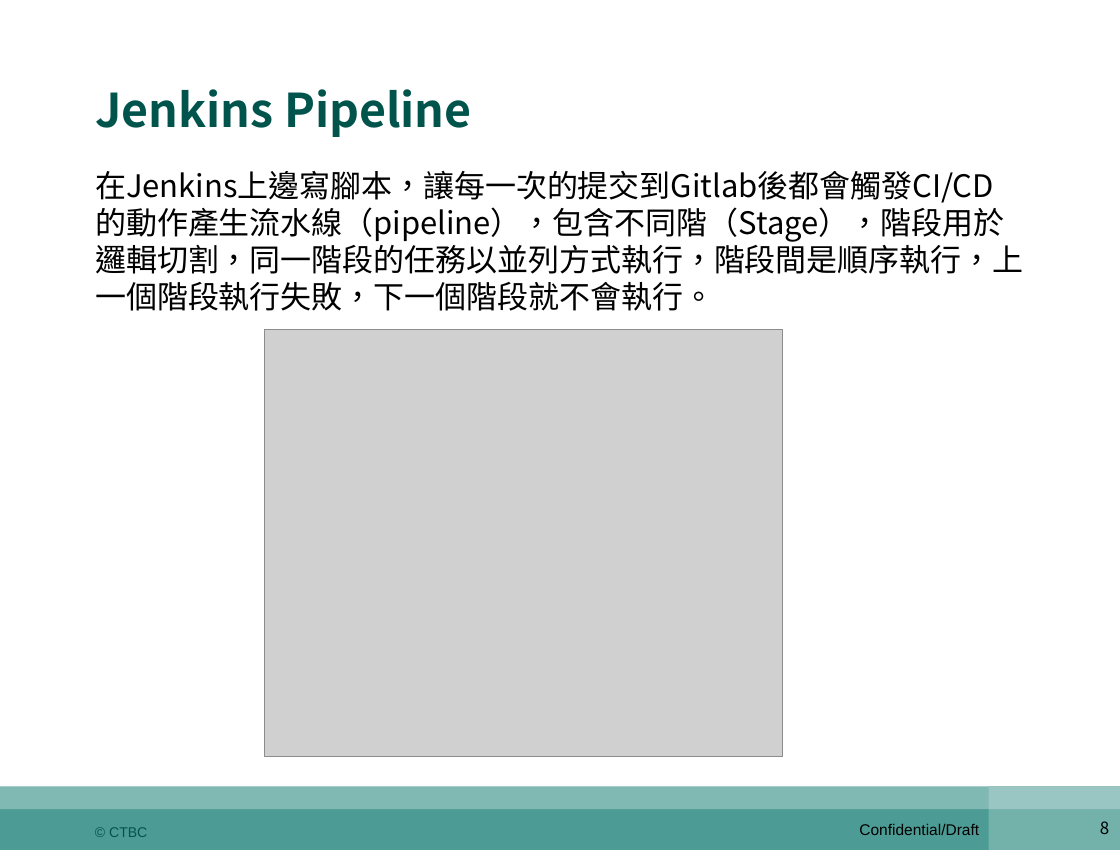
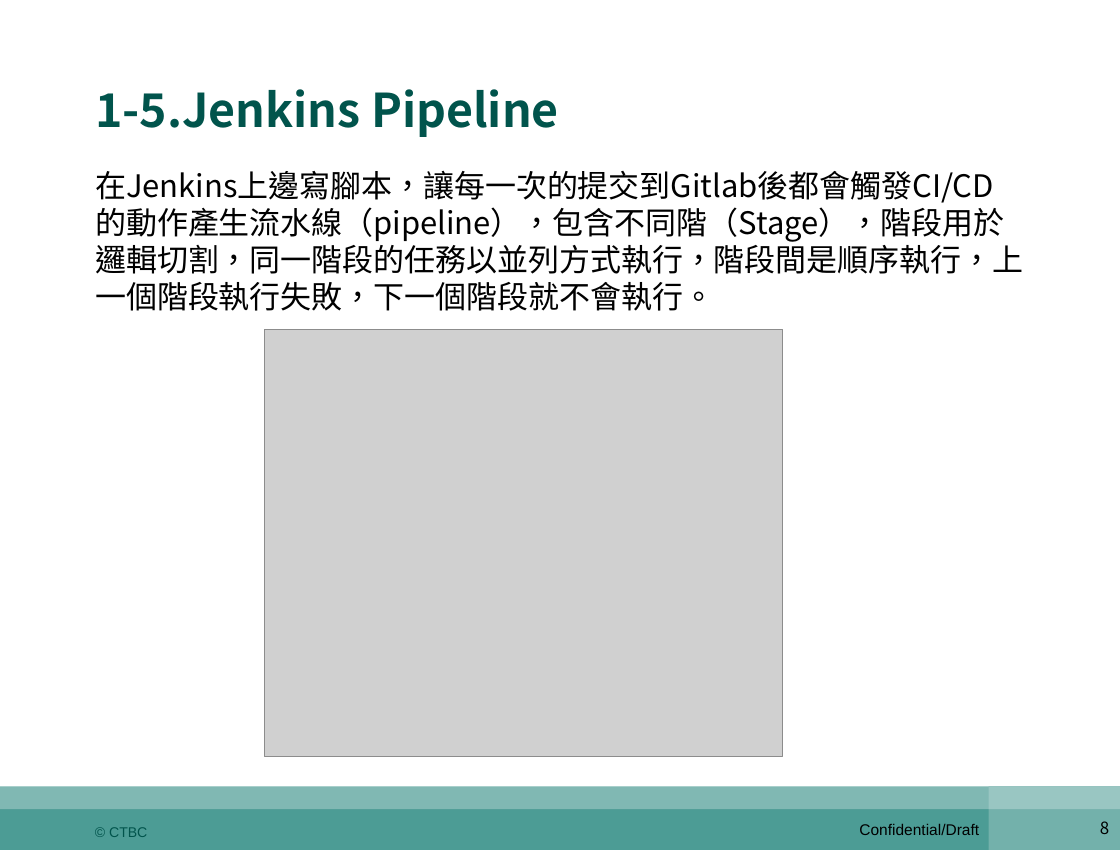
Before and after one commit to shaven105/duh, a slide deck: slide 8 of DevOps期末報告陸冠綸z00045984.pptx. Drawn at 1120x850 pixels with LibreOffice and Linux fonts; fonts in the diff are those of the drawing; grey boxes stand for pictures. Boxes give left, top, right and bottom in pixels: in the first picture for what was removed or moved away, otherwise in the second. Text is boxed around its words. In the diff, an @@ line names an element or a change of style, - is before the commit and + after.

```diff
--- a/DevOps期末報告陸冠綸z00045984.pptx
+++ b/DevOps期末報告陸冠綸z00045984.pptx
@@ title at (x1=95, y1=89, x2=559, y2=137): text changed @@
-Jenkins Pipeline
+1-5.Jenkins Pipeline
```
Also in this commit, not shown: 10 other slides changed, 2 slides added, 2 other files.
